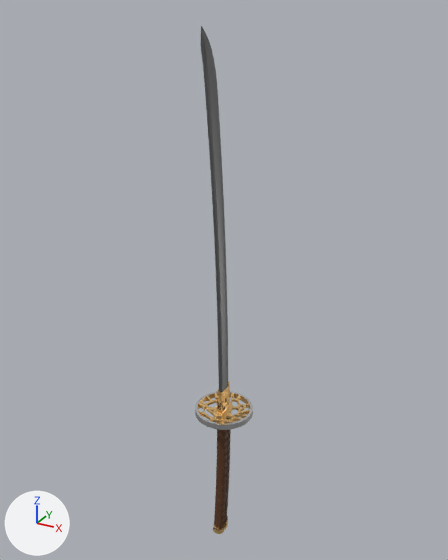
The FBX model assets/models/chuba.fbx as it was, and as the next commit left it.
Camera for both pictures: a camera (50 mm lens) standing at (8.66, -15.74, 12.86) and looking at (-0.19, 0.35, 4.81). Lighting does not change. The marker at lower left points along +X, +Y and +Z. The older version comes first.

Names of what the first picture shows: 'Circle.003', 'Circle.new', 'ClinokNew', 'Plane.002', 'Plane.new.001'.
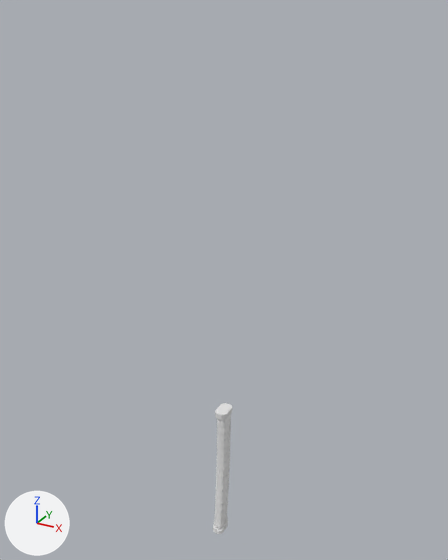
Where the newer file only moved an object's origin or applied its transform, the numbers keep the older frame.

Changed parts and their boxes (x1, y1, x2, y2) in the pictures (448 x 560 px):
```json
{"object": "ClinokNew", "change": "deleted", "before": [201, 26, 228, 392], "faces in mat_metal___brushed (grey #7c7c7c)": [201, 27, 227, 392], "faces in mat_metal___brushed_001 (grey #7c7c7c)": [201, 26, 228, 387]}
{"object": "Plane.002", "change": "recoloured, surface changed", "before": [213, 411, 232, 534], "after": [213, 411, 232, 534], "on screen": "brown to white"}
{"object": "Circle.003", "change": "deleted", "before": [195, 391, 253, 430], "faces in mat_metal___gold (beige #ffd794)": [198, 393, 250, 423], "faces in mat_metal___gold_001 (white #e7e7e7)": [195, 391, 253, 430]}
{"object": "Plane.new.001", "change": "deleted", "before": [217, 382, 230, 414]}
{"object": "Circle.new", "change": "no longer drawn", "before": [217, 398, 229, 412]}
```

The change, as JSON lines over the scene's bpy script:
```json
{"op": "set", "path": "mat_metal___gold.metallic", "old": "1.0", "new": "0.0"}
{"op": "set", "path": "mat_metal___gold.base_color", "old": "(1.0, 0.68, 0.295)", "new": "(0.8, 0.8, 0.8)", "note": "beige #ffd794 -> white #e7e7e7"}
{"op": "set", "path": "mat_leather.base_color", "old": "(0.092, 0.036, 0.0129)", "new": "(0.8, 0.8, 0.8)", "note": "brown #56351e -> white #e7e7e7"}
{"op": "remove", "block": "ob_plane_new_001", "code": ["ob_plane_new_001 = bpy.data.objects.new('Plane.new.001', me_plane_005)", "ob_plane_new_001.location = (0.0, 0.0, 0.13)"]}
{"op": "remove", "block": "ob_circle_003", "code": ["ob_circle_003 = bpy.data.objects.new('Circle.003', me_circle_001)", "ob_circle_003.location = (0.0, 0.0, 0.05)"]}
{"op": "remove", "block": "ob_clinoknew", "code": ["ob_clinoknew = bpy.data.objects.new('ClinokNew', me_plane_003)", "ob_clinoknew.location = (0.0, 0.03, 0.25)"]}
```
